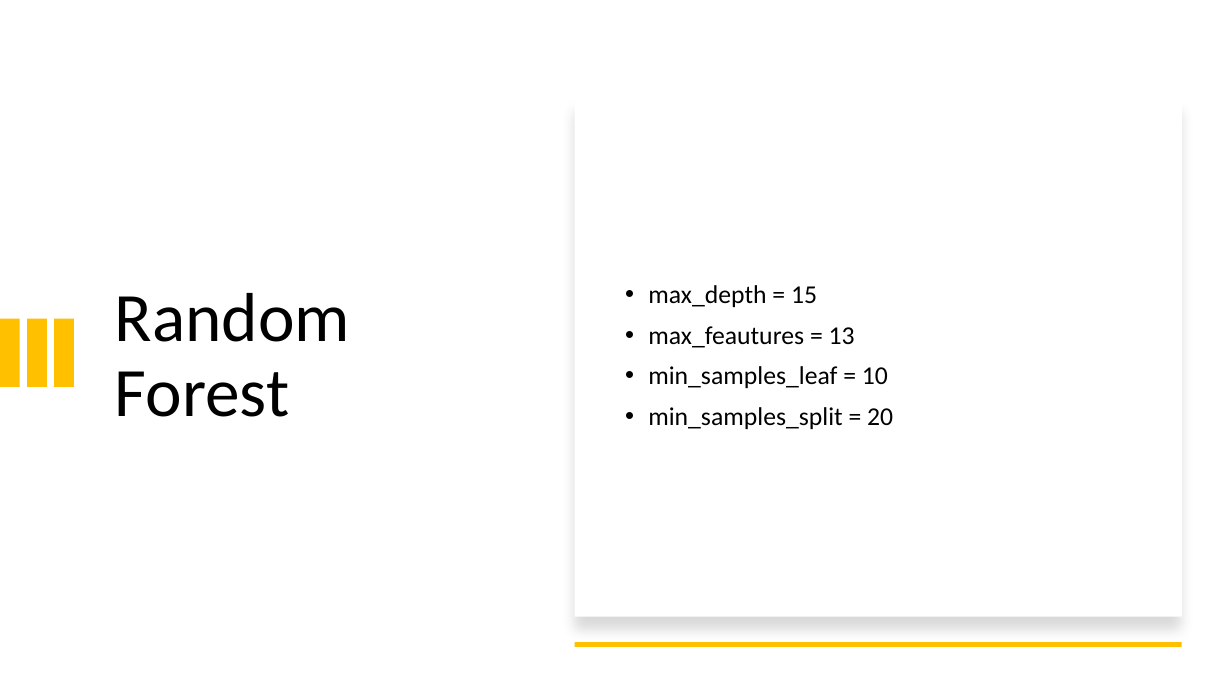
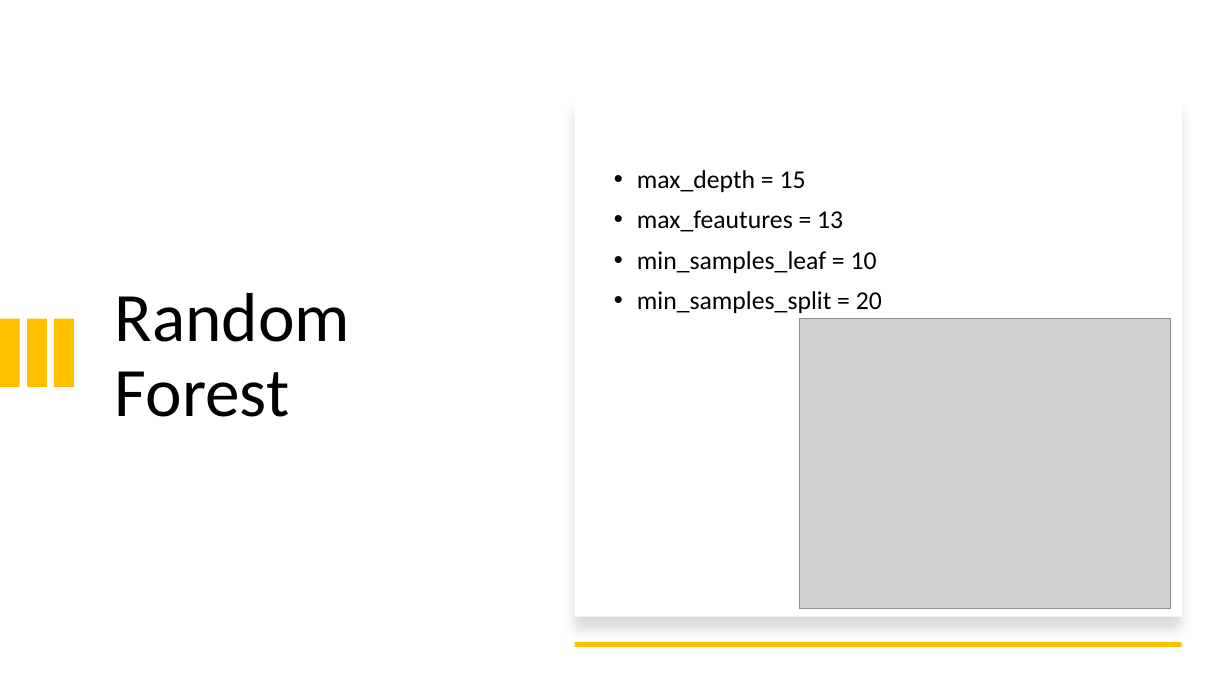
Before and after one commit to JakubKozlowski1/data_mining, a slide deck: slide 6 of data_mining_prezentacja.pptx. Drawn at 1232x693 pixels with LibreOffice and Linux fonts; fonts in the diff are those of the drawing; grey boxes stand for pictures. Boxes give left, top, right and bottom in pixels: in the first picture for what was removed or moved away, otherwise in the second. Text is boxed around its words. In the diff, an @@ line names an element or a change of style, - is before the commit and + after.

```diff
--- a/data_mining_prezentacja.pptx
+++ b/data_mining_prezentacja.pptx
@@ text "max_depth = 15": place and size @@
-text "max_depth = 15" at box(648, 285, 893, 429)
+text "max_depth = 15" at box(637, 170, 882, 313)
@@ picture added at box(799, 319, 1170, 609) @@
```
Also in this commit, not shown: 1 other slide changed, 5 slides added, 2 slides removed, 3 other files.
